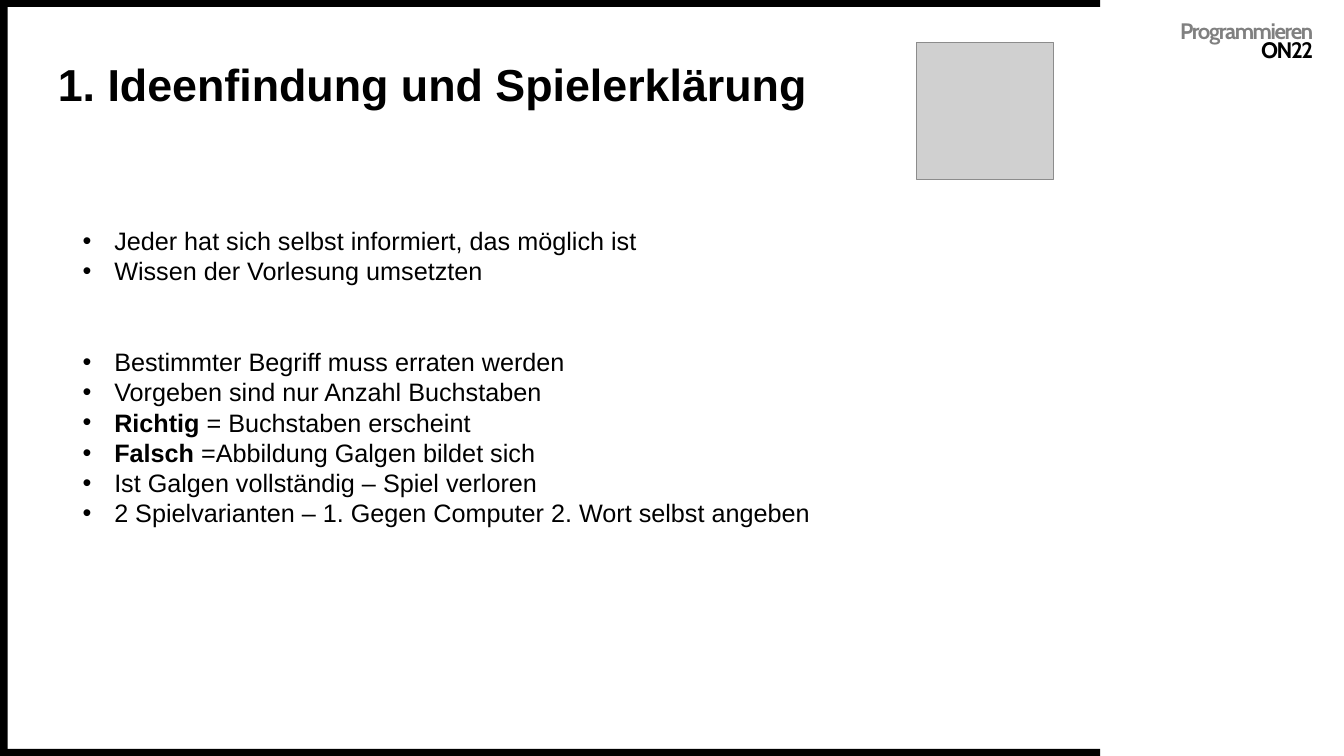
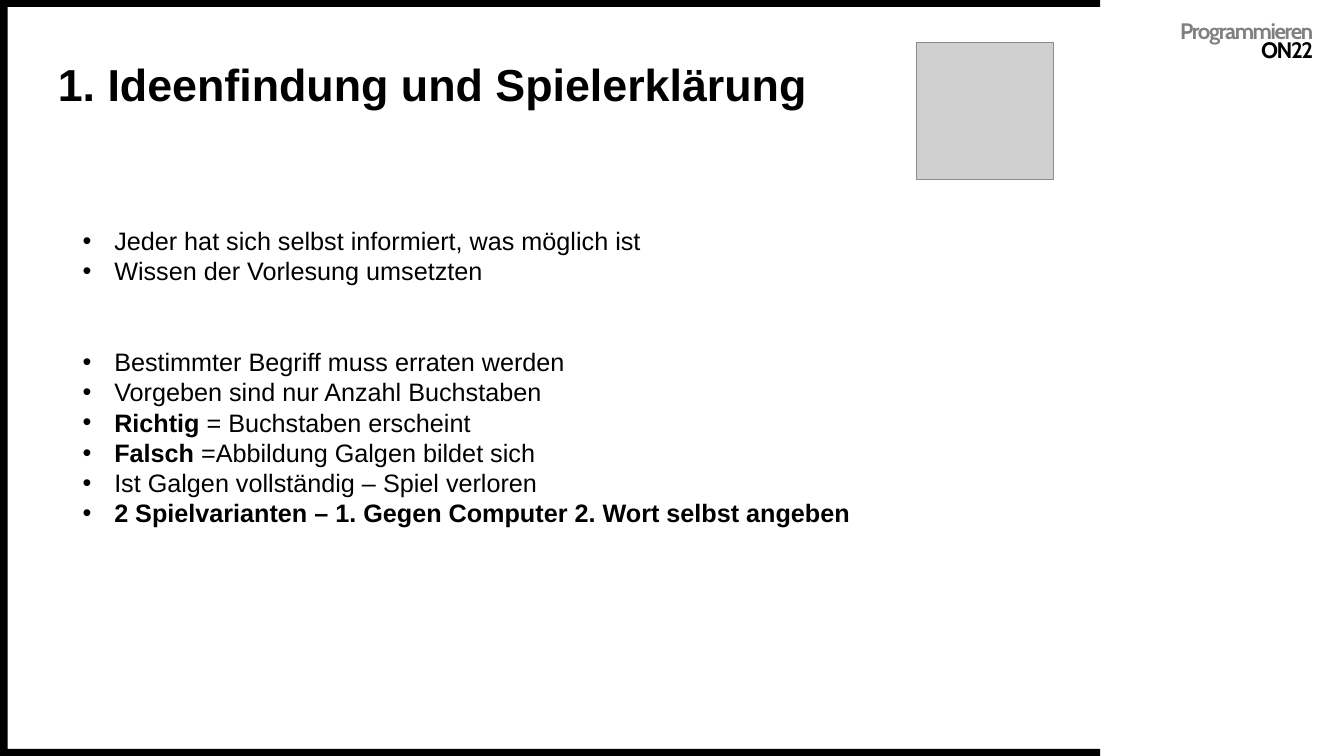
Before and after one commit to muellerValentin/programmierenON22, a slide deck: slide 3 of Präsentation Programmieren Galgenmännchen.pptx. Drawn at 1344x756 pixels with LibreOffice and Linux fonts; fonts in the diff are those of the drawing; grey boxes stand for pictures. Boxes give left, top, right and bottom in pixels: in the first picture for what was removed or moved away, otherwise in the second. Text is boxed around its words. In the diff, an @@ line names an element or a change of style, - is before the commit and + after.

Commit message:
Präsentation
Ideenfindung

```diff
--- a/Präsentation Programmieren Galgenmännchen.pptx
+++ b/Präsentation Programmieren Galgenmännchen.pptx
@@ text at (114,231,640,256): text changed @@
-• Jeder hat sich selbst informiert, das möglich ist
+• Jeder hat sich selbst informiert, was möglich ist
@@ text at (114,503,850,528): bold on in "2 Spielvarianten – 1. Gegen Computer 2. ..." @@
```
